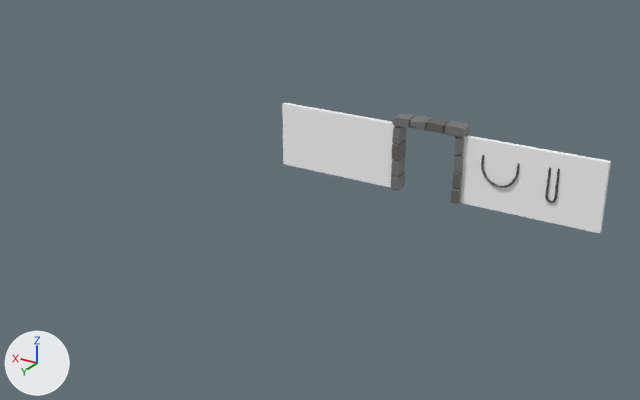
An edit to the FBX model Assets/Source/Environment/Levels/Dungeon/Rooms/Arena 01/Models/Dungeon_Arena_01_Wall_04.fbx, drawn before and after from the same camera.
Before and after are seen from a 50 mm camera at (-24.0, 42.7, 25.2) aimed at (1.7, -0.1, 3.8). The lights are fixed; the arrows at lower left show +X, +Y and +Z. Where no turn or scale is listed for an object, it has been applied to the vertices.

The scene before the commit, as lines of its bpy script (objects in view):
```python
me_scene_027 = bpy.data.meshes.new('Scene.027')
me_scene_027.from_pydata(...)  # 813 vertices, 1346 faces; spans x -12.5..12.5, y -13.4..-12.1, z 0.0..5.7
# faces by material slot: [28, 1318]
me_scene_027.materials.append(mat_dungeon_material_texturewalls)  # white #ffffff
me_scene_027.materials.append(mat_dungeon_material_01)  # its picture is missing
ob_dungeon_arena_01_wall_04 = bpy.data.objects.new('Dungeon_Arena_01_Wall_04', me_scene_027)
ob_dungeon_arena_01_wall_04.location = (0.0, 0.0, 0.0)
```
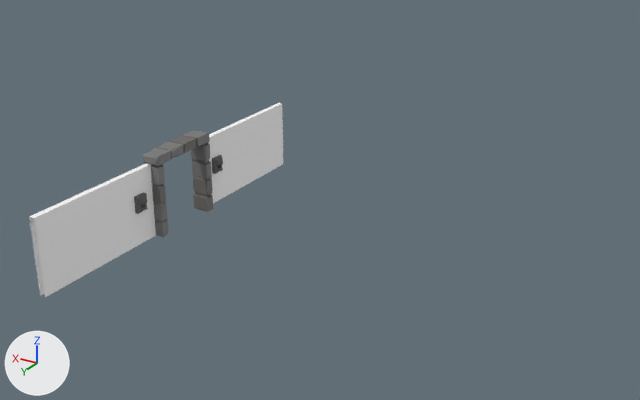
Where the change shows, as pixel boxes (x1, y1, x2, y2) in the pictures (640 x 400 px; the box of a moved part takes in the faces that stretch with it):
'Dungeon_Arena_01_Wall_04', reshaped (23% narrower, 49% taller): before (282, 103, 611, 233); after (29, 103, 283, 297)
part 1 of me_scene_027, moved or reshaped: before (391, 113, 470, 204); after (143, 130, 213, 238)
part 2 of me_scene_027, deleted: before (460, 135, 611, 233)
part 3 of me_scene_027, built on: before (282, 103, 394, 188); after (29, 103, 283, 297)

Diff of the bpy script that builds the scene:
```diff
--- a/Assets/Source/Environment/Levels/Dungeon/Rooms/Arena 01/Models/Dungeon_Arena_01_Wall_04.fbx.py
+++ b/Assets/Source/Environment/Levels/Dungeon/Rooms/Arena 01/Models/Dungeon_Arena_01_Wall_04.fbx.py
@@ me_scene_027 @@
 # used by ob_dungeon_arena_01_wall_04; location = (0.0, 0.0, 0.0)
-me_scene_027.from_pydata(...)  # 813 vertices, 1346 faces; spans x -12.5..12.5, y -13.4..-12.1, z 0.0..5.7
+me_scene_027.from_pydata(...)  # 741 vertices, 1250 faces; spans x 11.9..13.1, y -12.5..12.5, z 0.0..5.7
+# me_scene_027 part 1: the loose piece of 277 vertices spanning x -2.7..2.9, y -13.4..-12.1, z 0.0..5.7 is turned 90 degrees about the z axis through its middle, then moved by (12.4, 12.9, 0.0)
+# me_scene_027 part 2: 65 loose pieces with 524 vertices, spanning x -12.5..-2.5, y -12.9..-12.3, z 0.0..5.0, are deleted
+# me_scene_027 part 3: 10 vertices removed from x 2.5..12.5, y -12.9..-12.5, z 0.0..5.0; 462 vertices added at x 11.9..12.9, y -12.5..12.5, z 0.0..5.0
 me_scene_027.materials.append(mat_dungeon_material_texturewalls)
```
